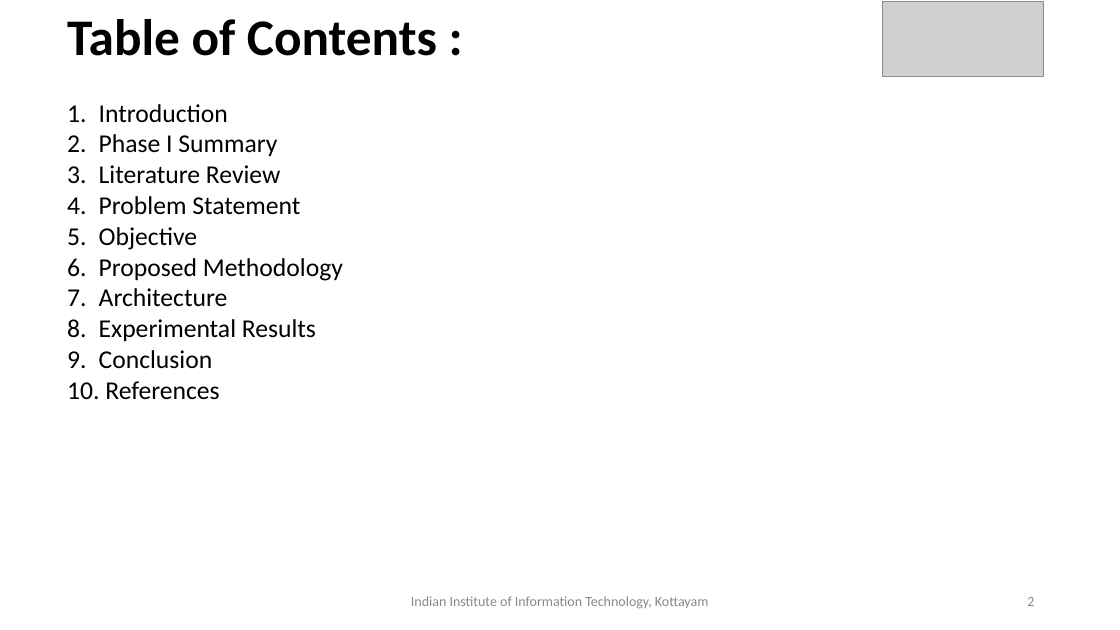
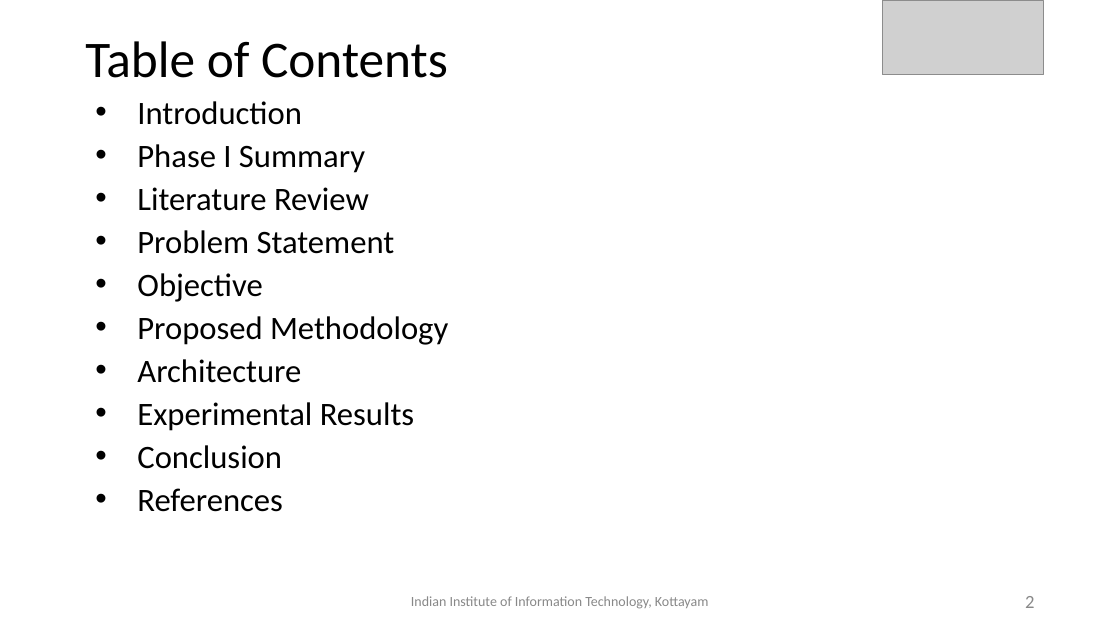
Before and after one commit to tharun-vemula/btp, a slide deck: slide 2 of presentations/BTP_Review_4_38.pptx. Drawn at 1120x630 pixels with LibreOffice and Linux fonts; fonts in the diff are those of the drawing; grey boxes stand for pictures. Boxes give left, top, right and bottom in pixels: in the first picture for what was removed or moved away, otherwise in the second. Text is boxed around its words. In the diff, an @@ line names an element or a change of style, - is before the commit and + after.

```diff
--- a/presentations/BTP_Review_4_38.pptx
+++ b/presentations/BTP_Review_4_38.pptx
@@ text at bbox=[67, 19, 437, 56]: paragraph removed @@
-Table of Contents :
@@ title added at bbox=[85, 41, 448, 78], 44 pt, text #000000 @@
+Table of Contents
@@ text "Introduction": place and size @@
-text "Introduction" at bbox=[67, 19, 437, 400]
+text "Introduction" at bbox=[137, 101, 448, 512]
@@ text "Introduction" at bbox=[137, 101, 448, 512]: size 22 to 28 pt; bullet 1. to •; line spacing 1 to 0.8; more space between paragraphs @@
@@ page number at bbox=[1025, 596, 1034, 608]: size 12 to 16 pt @@
```
Also in this commit, not shown: 3 other slides changed, 1 slide added.
